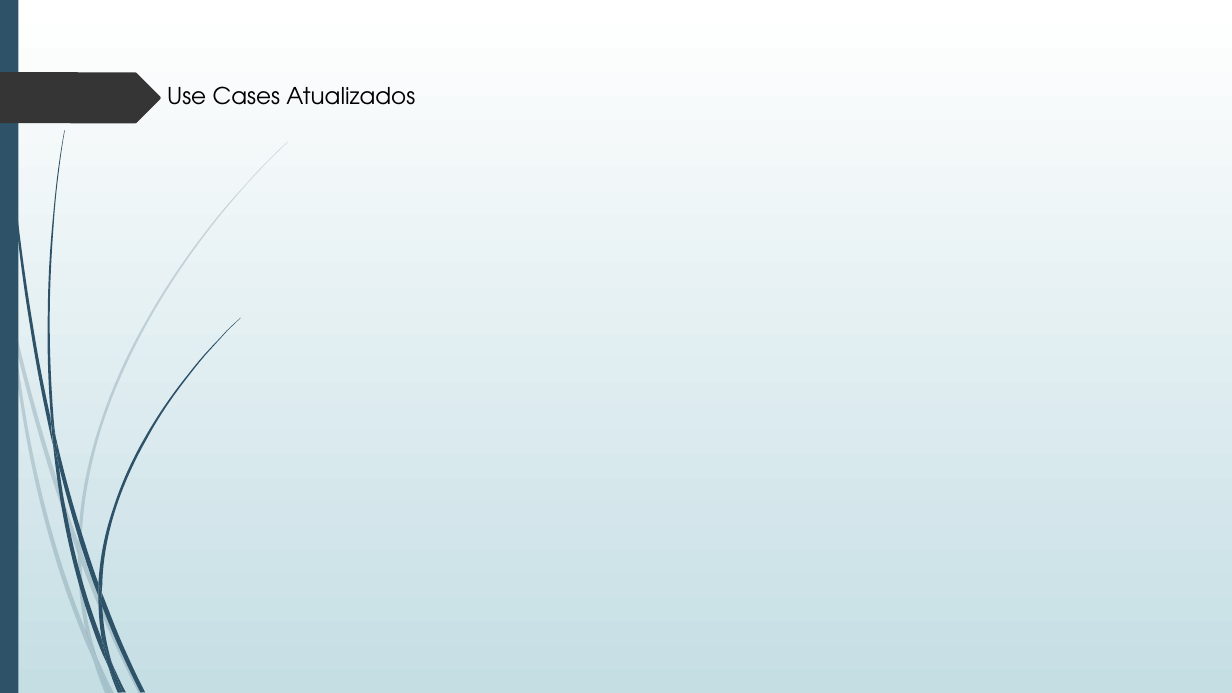
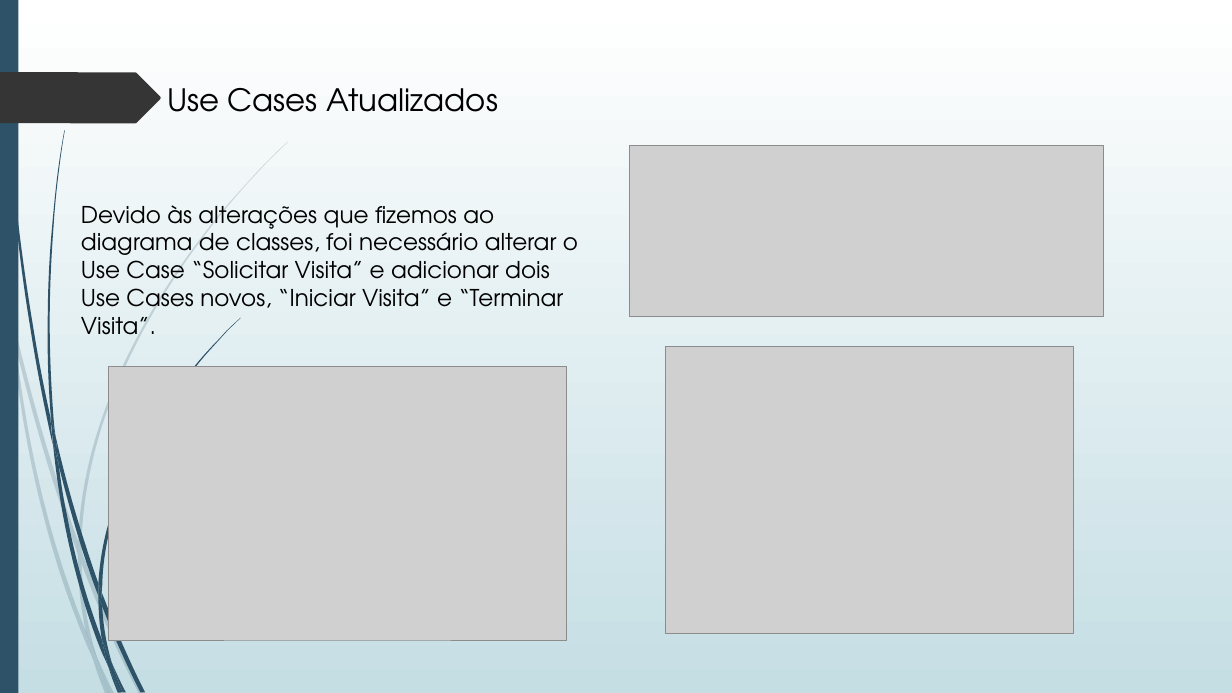
Before and after one commit to ProjetoLI4-TP1-G3-19-20/LI4, a slide deck: slide 3 of Apresentações/Apresentação1103.pptx. Drawn at 1232x693 pixels with LibreOffice and Linux fonts; fonts in the diff are those of the drawing; grey boxes stand for pictures. Boxes give left, top, right and bottom in pixels: in the first picture for what was removed or moved away, otherwise in the second. Text is boxed around its words. In the diff, an @@ line names an element or a change of style, - is before the commit and + after.

```diff
--- a/Apresentações/Apresentação1103.pptx
+++ b/Apresentações/Apresentação1103.pptx
@@ text "Use Cases Atualizados" at bbox=[167, 88, 498, 112]: size 18 to 24 pt @@
@@ picture added at bbox=[629, 146, 1104, 317] @@
@@ text added at bbox=[81, 205, 578, 335], 18 pt, text #000000 @@
+Devido às alterações que fizemos ao diagrama de classes, foi necessário alterar o Use Case “Solicitar Visita” e adicionar dois Use Cases novos, “Iniciar Visita” e “Terminar Visita”.
@@ picture added at bbox=[665, 347, 1074, 633] @@
@@ picture added at bbox=[108, 367, 567, 640] @@
```
Also in this commit, not shown: 9 other slides changed, 1 other file.
